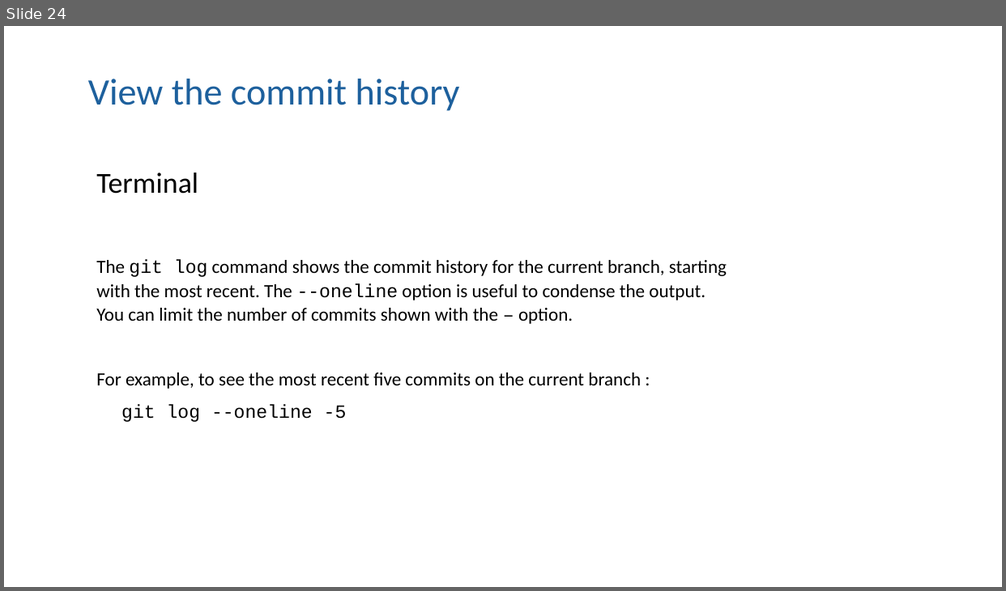
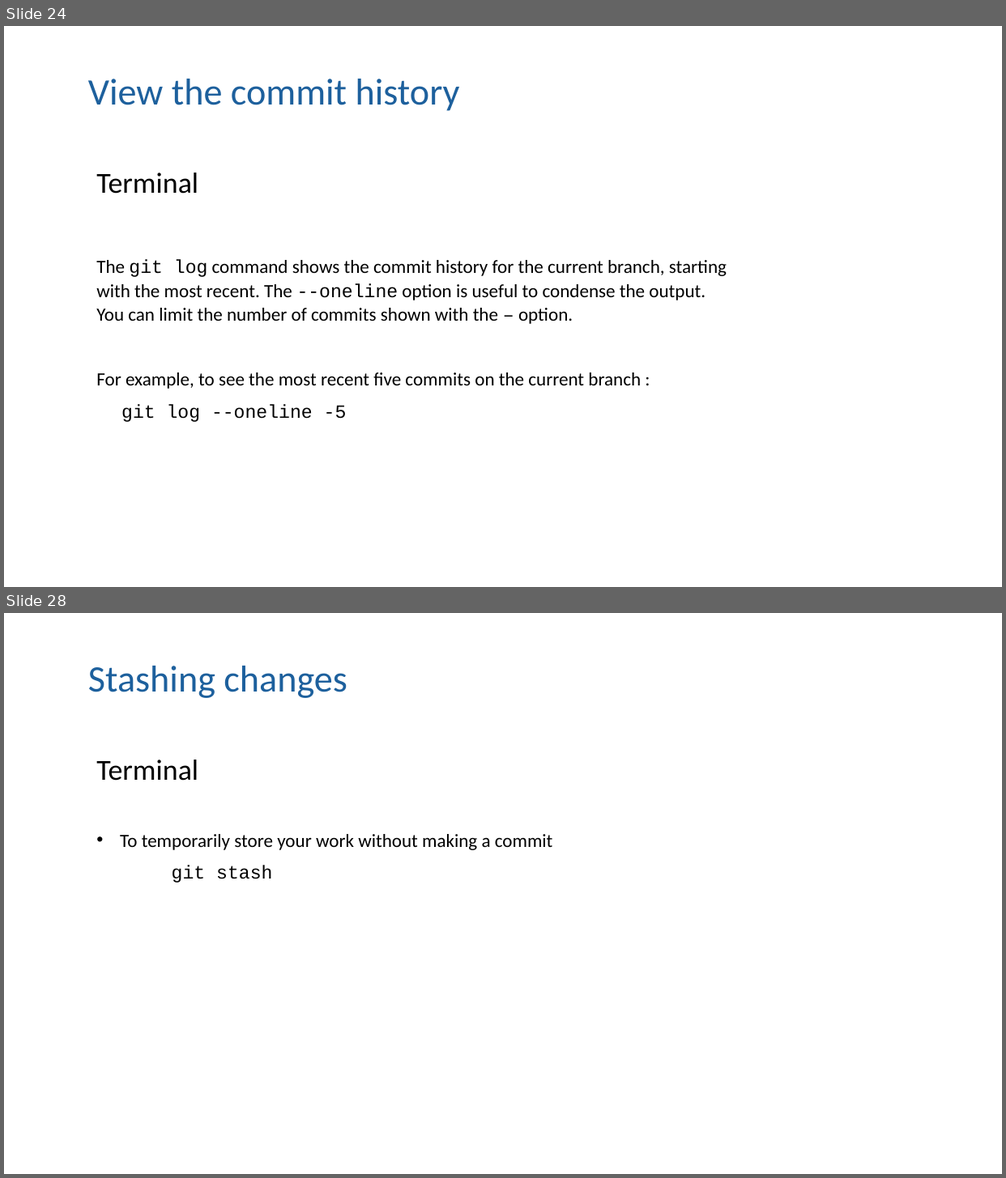
Before and after one commit to moj-analytical-services/intro_to_github_training, a slide deck: GitGitHub slides.pptx. Shown one above the other, each under a label of ours: slide 24 before the commit, slides 24 and 28 after it; the slides between them are not shown. The pictures are 1006x591 and 1006x1178 pixels, drawn with LibreOffice and Linux fonts; fonts in the diff are those of the drawing. Boxes give left, top, right and bottom in pixels: in the first picture for what was removed or moved away, otherwise in the second. Text is boxed around its words. In the diff, an @@ line names an element or a change of style, - is before the commit and + after.

```diff
--- a/GitGitHub slides.pptx
+++ b/GitGitHub slides.pptx
@@ slide 28 added at (x1=4, y1=613, x2=1002, y2=1174), background #FFFFFF @@
@@ title added at (x1=88, y1=666, x2=347, y2=698), 36 pt, text #1D609D @@
+Stashing changes
@@ text added at (x1=96, y1=760, x2=553, y2=883), 18 pt, text #000000 @@
+Terminal
+• To temporarily store your work without making a commit
+git stash
```
Also in this commit, not shown: 2 slides changed, 7 other slides added.
